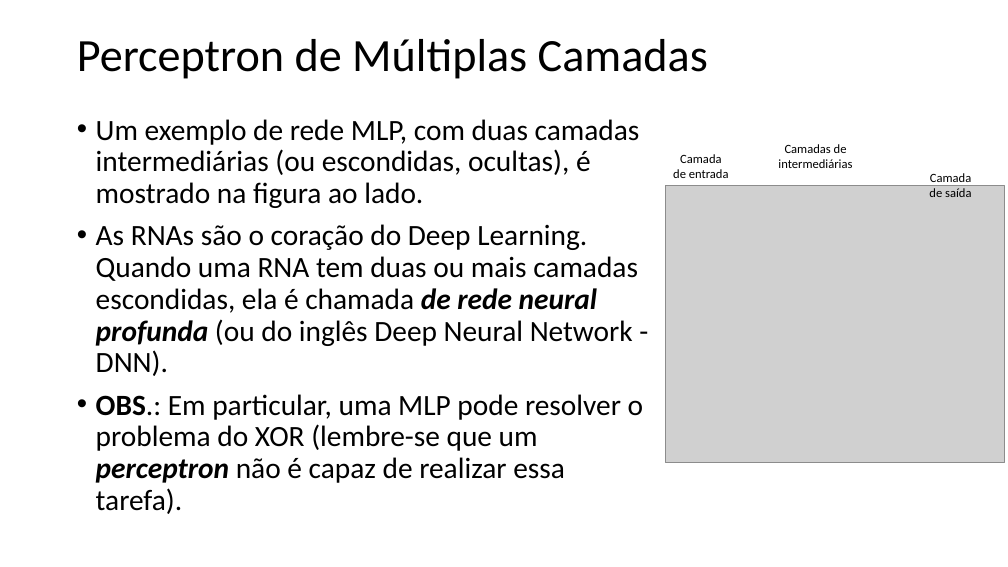
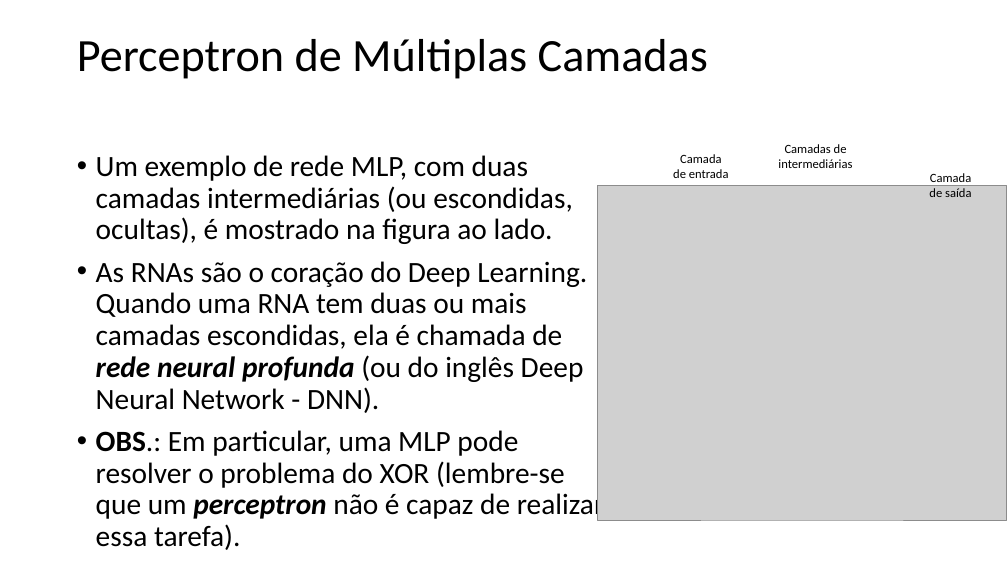
Before and after one commit to zz4fap/t320_aprendizado_de_maquina, a slide deck: slide 4 of slides/T320_Redes_Neurais_Artificiais (Parte II).pptx. Drawn at 1008x567 pixels with LibreOffice and Linux fonts; fonts in the diff are those of the drawing; grey boxes stand for pictures. Boxes give left, top, right and bottom in pixels: in the first picture for what was removed or moved away, otherwise in the second. Text is boxed around its words. In the diff, an @@ line names an element or a change of style, - is before the commit and + after.

```diff
--- a/slides/T320_Redes_Neurais_Artificiais (Parte II).pptx
+++ b/slides/T320_Redes_Neurais_Artificiais (Parte II).pptx
@@ text "Um exemplo de rede MLP, ...": place and size @@
-text "Um exemplo de rede MLP, ..." at [96, 119, 643, 514]
+text "Um exemplo de rede MLP, ..." at [96, 155, 604, 550]
@@ picture: place and size @@
-picture at [665, 185, 1005, 463]
+picture at [597, 185, 1007, 520]
@@ text at [96, 261, 587, 413]: bold off, italic off in "de" @@
```
Also in this commit, not shown: 4 other slides changed, 2 slides added, 1 slide removed.
